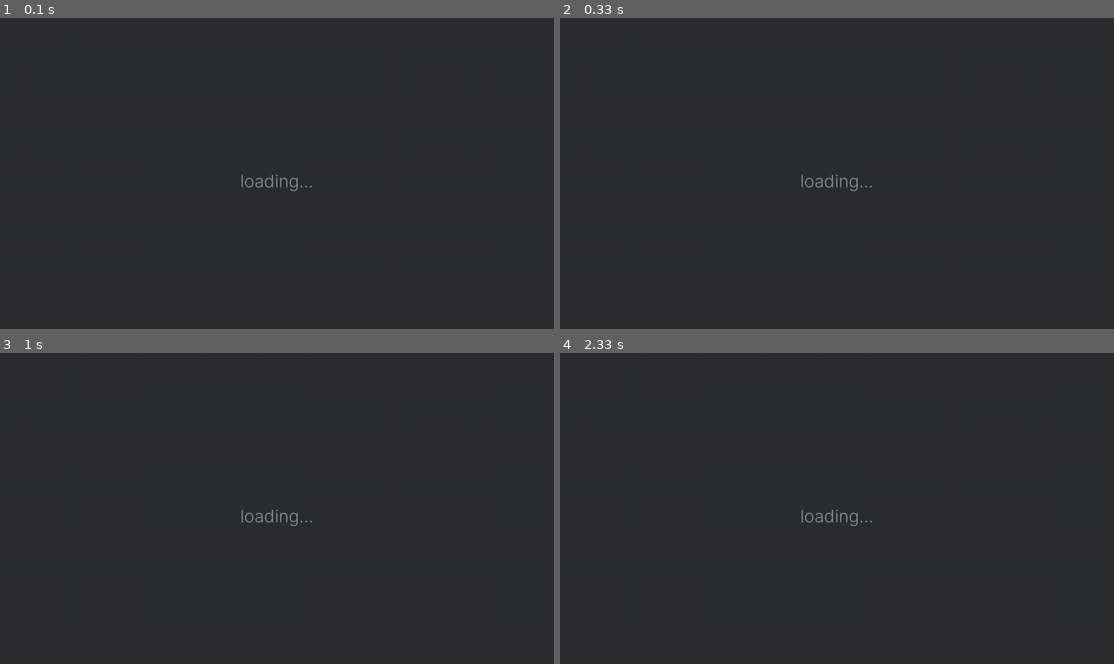
Above: before the commit, frames 1-4 (two rows, left to right).
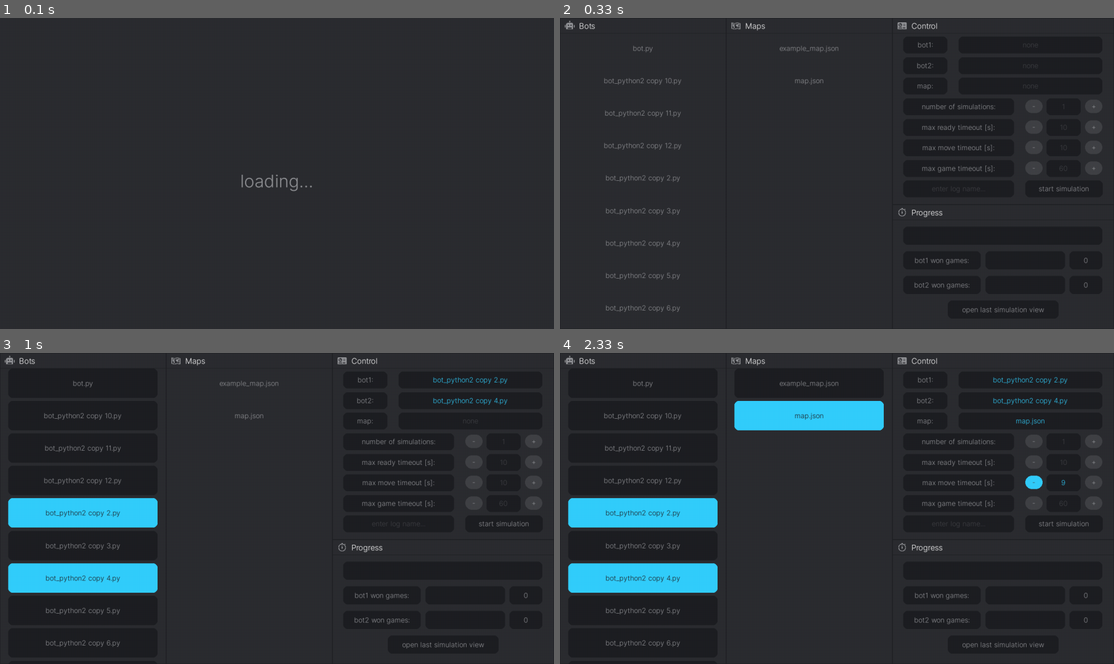
Above: after the commit, the same moments.

Repository: BartoszKruszewski/bot-arena
Game: pygame game, started from main.py
Two runs of this game, one before a commit and one after it. Both use one fixed random seed, a clock stepped at 60 frames per second and the inputs below.
Inputs (mouse positions are in pixels of both pictures, inside the frame that each line leads up to):
- Up to frame 1 (0.1 s): no input
- Up to frame 2 (0.33 s): no input
- Up to frame 3 (1 s): press the mouse at (144, 511) at 0.37 s; move the mouse to (238, 542) at 0.47 s; release the mouse at (332, 576) at 0.6 s; click (105, 580) at 0.72 s
- Up to frame 4 (2.33 s): click (848, 402) at 1.05 s; press the mouse at (848, 402) at 1.37 s; move the mouse to (914, 480) at 1.47 s; release the mouse at (981, 558) at 1.6 s; click (748, 405) at 1.72 s; click (1036, 483) at 2.05 s

Frame 1 is identical in both runs. In frame 2, 1.7% of the frame differs, in the area x 0-97%, y 0-96%; in frame 3, 6.8%; in frame 4, 9.4%.

Commit message:
quick fix

Diff:
--- a/packages/gui/main.py
+++ b/packages/gui/main.py
@@ -21,8 +21,8 @@
         self.clock = Clock()
         self.thread = None
 
-        #self.load_simulation_scene()
-        self.load_game_scene('cos')
+        self.load_simulation_scene()
+        #self.load_game_scene('cos')
 
         while self.is_running:
             self.is_running = not event_peek(WINDOWCLOSE)
Not shown, removed: logs/cos/0-0.log
Not shown, removed: logs/cos/1-1.log
Not shown, removed: logs/cos/2-1.log
Not shown, removed: logs/cos/3-1.log
Not shown, removed: logs/cos/4-0.log
Not shown, added: logs/some_log/0-1.log
